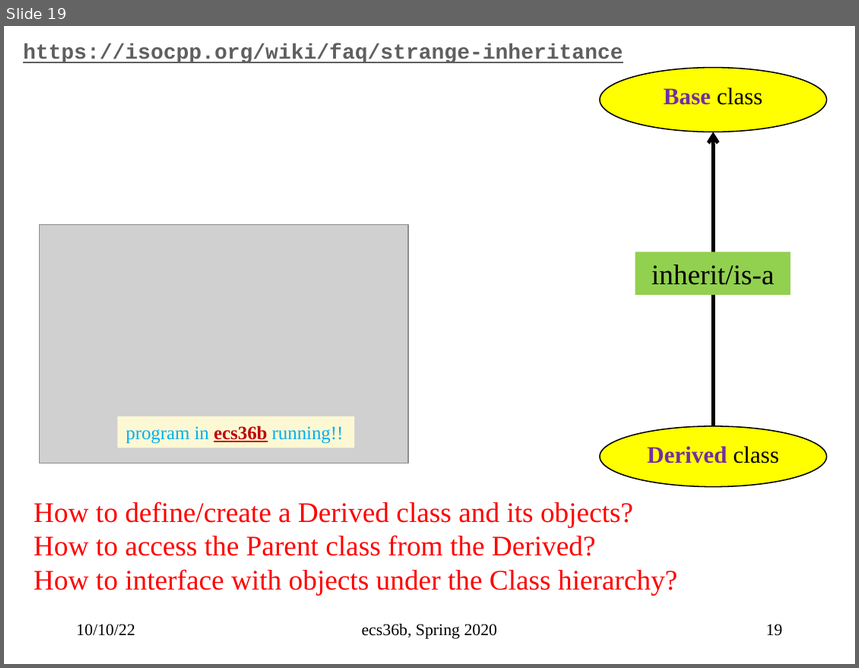
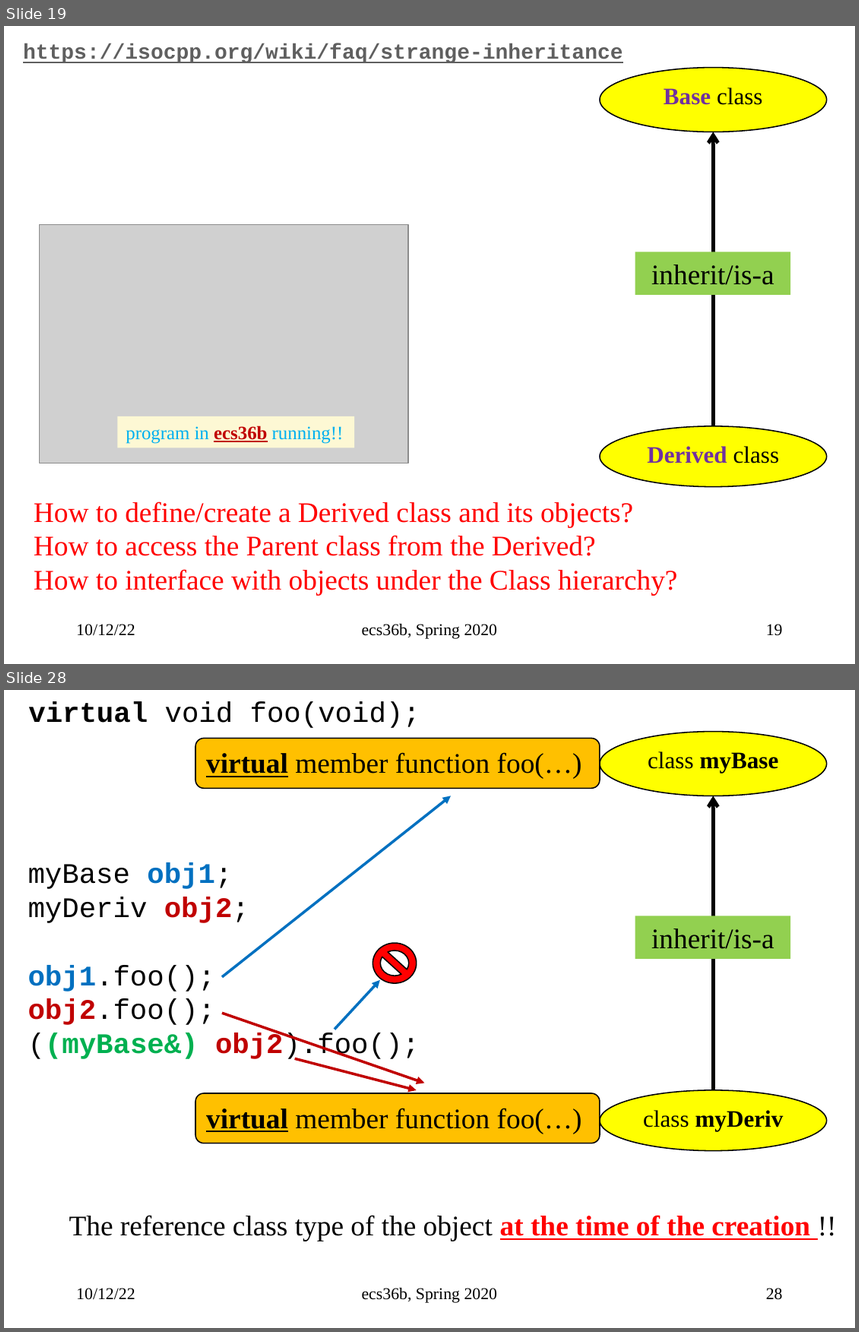
Before and after one commit to sfelixwu/ecs36b_slides, a slide deck: ecs36b_f2022_L004.pptx. Shown one above the other, each under a label of ours: slide 19 before the commit, slides 19 and 28 after it; the slides between them are not shown. The pictures are 859x668 and 859x1332 pixels, drawn with LibreOffice and Linux fonts; fonts in the diff are those of the drawing; grey boxes stand for pictures. Boxes give left, top, right and bottom in pixels: in the first picture for what was removed or moved away, otherwise in the second. Text is boxed around its words. In the diff, an @@ line names an element or a change of style, - is before the commit and + after.

```diff
--- a/ecs36b_f2022_L004.pptx
+++ b/ecs36b_f2022_L004.pptx
@@ slide 28 added at [4, 690, 855, 1328], background #FFFFFF @@
@@ text added at [28, 702, 420, 728], 24 pt, text #000000 @@
+virtual void foo(void);
@@ ellipse added at [600, 732, 827, 796], fill #FFFF00, outline #000000 1 pt, 20 pt, text #000000, bold @@
+class myBase
@@ rounded rectangle added at [196, 739, 600, 789], fill #FFC000, outline #000000 1 pt, 24 pt, text #000000 @@
+virtual member function foo(…)
@@ arrow added from (222, 977) to (451, 796), #0070C0 2.25 pt @@
@@ arrow added from (713, 1090) to (713, 796), #000000 3 pt @@
@@ text added at [28, 863, 420, 1062], 24 pt, text #000000 @@
+myBase obj1;
+myDeriv obj2;
+obj1.foo();
+obj2.foo();
+((myBase&) obj2).foo();
@@ rectangle added at [636, 916, 791, 959], fill #92D050, 24 pt, text #000000 @@
+inherit/is-a
@@ no-entry sign added at [373, 943, 416, 983], fill #FF0000, outline #000000 1 pt @@
@@ arrow added from (335, 1030) to (380, 980), #0070C0 2.25 pt @@
@@ arrow added from (222, 1014) to (424, 1083), #C00000 2.25 pt @@
@@ arrow added from (295, 1059) to (417, 1090), #C00000 2.25 pt @@
@@ rounded rectangle added at [196, 1094, 600, 1144], fill #FFC000, outline #000000 1 pt, 24 pt, text #000000 @@
+virtual member function foo(…)
@@ ellipse added at [600, 1090, 827, 1151], fill #FFFF00, outline #000000 1 pt, 20 pt, text #000000, bold @@
+class myDeriv
@@ text added at [69, 1215, 810, 1242], 24 pt, text #000000 @@
+The reference class type of the object at the time of the creation !!
@@ text added at [76, 1288, 135, 1300], 14 pt, text #000000 @@
+10/12/22
@@ text added at [362, 1288, 498, 1303], 14 pt, text #000000 @@
+ecs36b, Spring 2020
@@ page number added at [766, 1288, 783, 1300], 14 pt, text #000000 @@
+28
@@ slide 19 changed as well @@
@@ text at [76, 624, 135, 636]: text changed @@
-10/10/22
+10/12/22
```
Also in this commit, not shown: 16 other slides changed, 50 other slides added.
